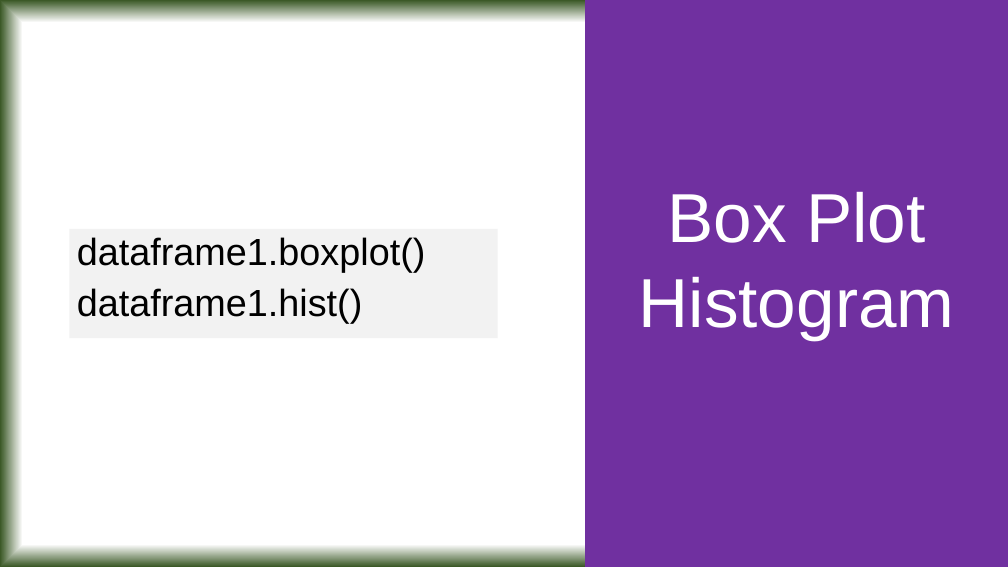
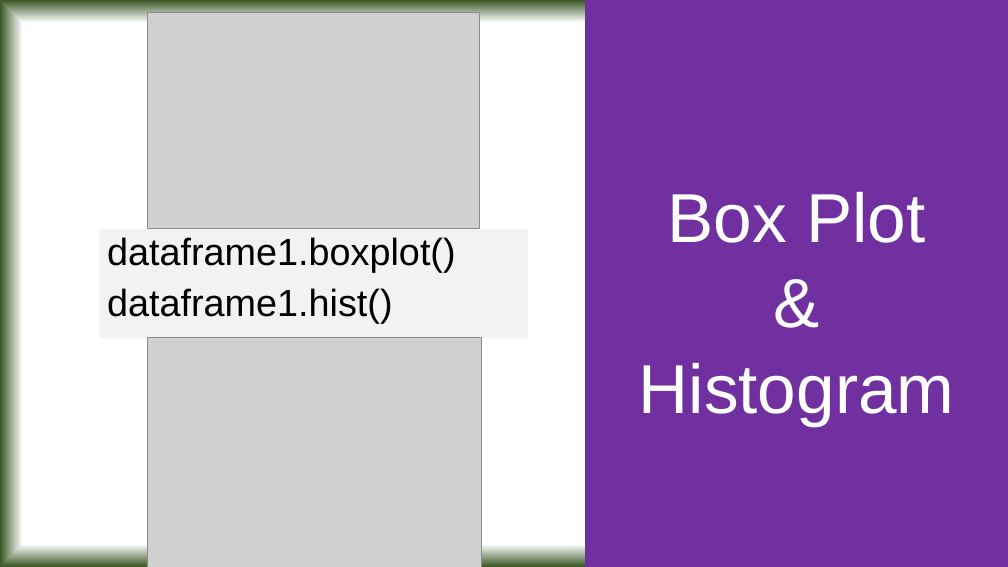
Before and after one commit to tanmoyie/Applied-Statistics, a slide deck: slide 20 of Projects & Dataset/Presentation on Python projects in Applied Statistics.pptx. Drawn at 1008x567 pixels with LibreOffice and Linux fonts; fonts in the diff are those of the drawing; grey boxes stand for pictures. Boxes give left, top, right and bottom in pixels: in the first picture for what was removed or moved away, otherwise in the second. Text is boxed around its words. In the diff, an @@ line names an element or a change of style, - is before the commit and + after.

```diff
--- a/Projects & Dataset/Presentation on Python projects in Applied Statistics.pptx
+++ b/Projects & Dataset/Presentation on Python projects in Applied Statistics.pptx
@@ picture added at box(147, 12, 480, 228) @@
@@ text in rectangle at box(585, 0, 1008, 567): paragraph added @@
+&
@@ text "dataframe1.boxplot()": place and size @@
-text "dataframe1.boxplot()" at box(70, 229, 498, 339)
+text "dataframe1.boxplot()" at box(100, 229, 529, 339)
@@ picture added at box(147, 338, 481, 567) @@
```
Also in this commit, not shown: 2 other slides changed, 1 other file.
